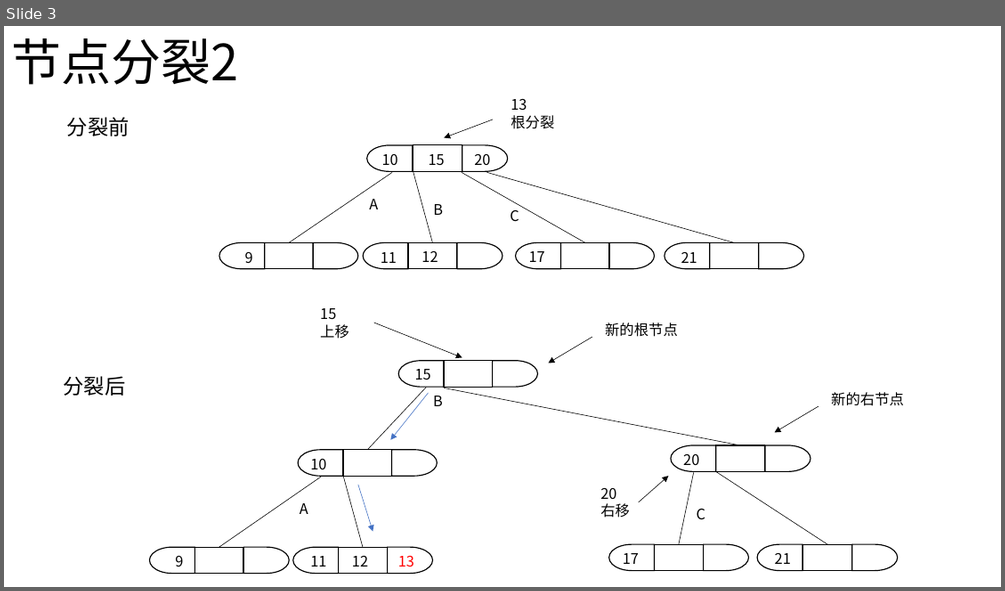
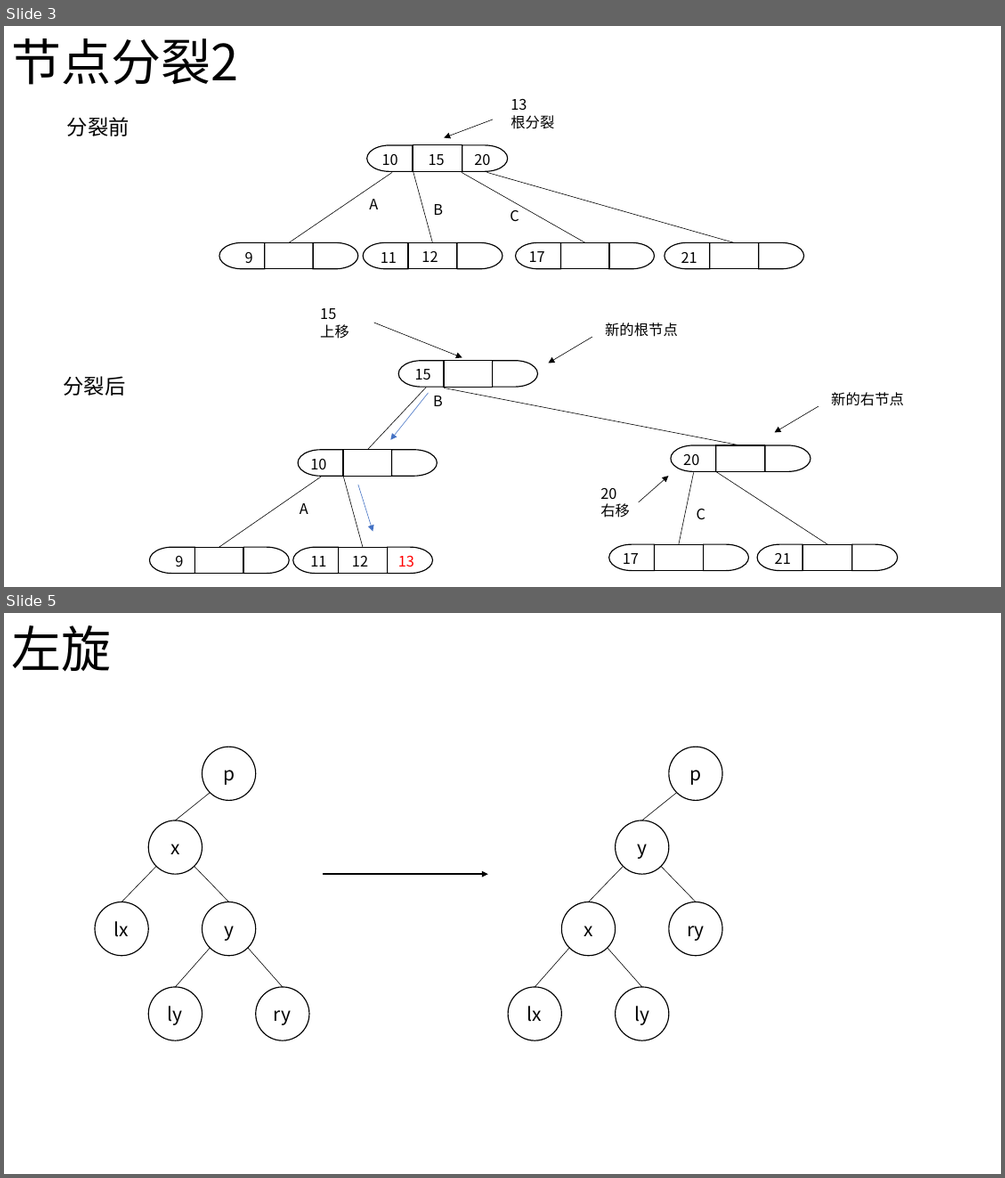
Before and after one commit to wbxing/DataStructure, a slide deck: picture/raw/picture.pptx. Shown one above the other, each under a label of ours: slide 3 before the commit, slides 3 and 5 after it; the slides between them are not shown. The pictures are 1005x591 and 1005x1178 pixels, drawn with LibreOffice and Linux fonts; fonts in the diff are those of the drawing. Boxes give left, top, right and bottom in pixels: in the first picture for what was removed or moved away, otherwise in the second. Text is boxed around its words. In the diff, an @@ line names an element or a change of style, - is before the commit and + after.

```diff
--- a/picture/raw/picture.pptx
+++ b/picture/raw/picture.pptx
@@ slide 5 added at box(4, 613, 1001, 1174), background #FFFFFF @@
@@ text added at box(11, 625, 111, 672), 48 pt, text #000000 @@
+左旋
@@ group added at box(95, 747, 310, 1041): 6 ellipses, 5 lines @@
+p
+x
+y
+ly
+ry
+lx
@@ arrow added from (323, 874) to (488, 874), #000000 1.5 pt @@
@@ group added at box(508, 747, 722, 1041): 6 ellipses, 5 lines @@
+p
+y
+ry
+lx
+ly
+x
```
Also in this commit, not shown: 2 other slides added, 3 other files.
